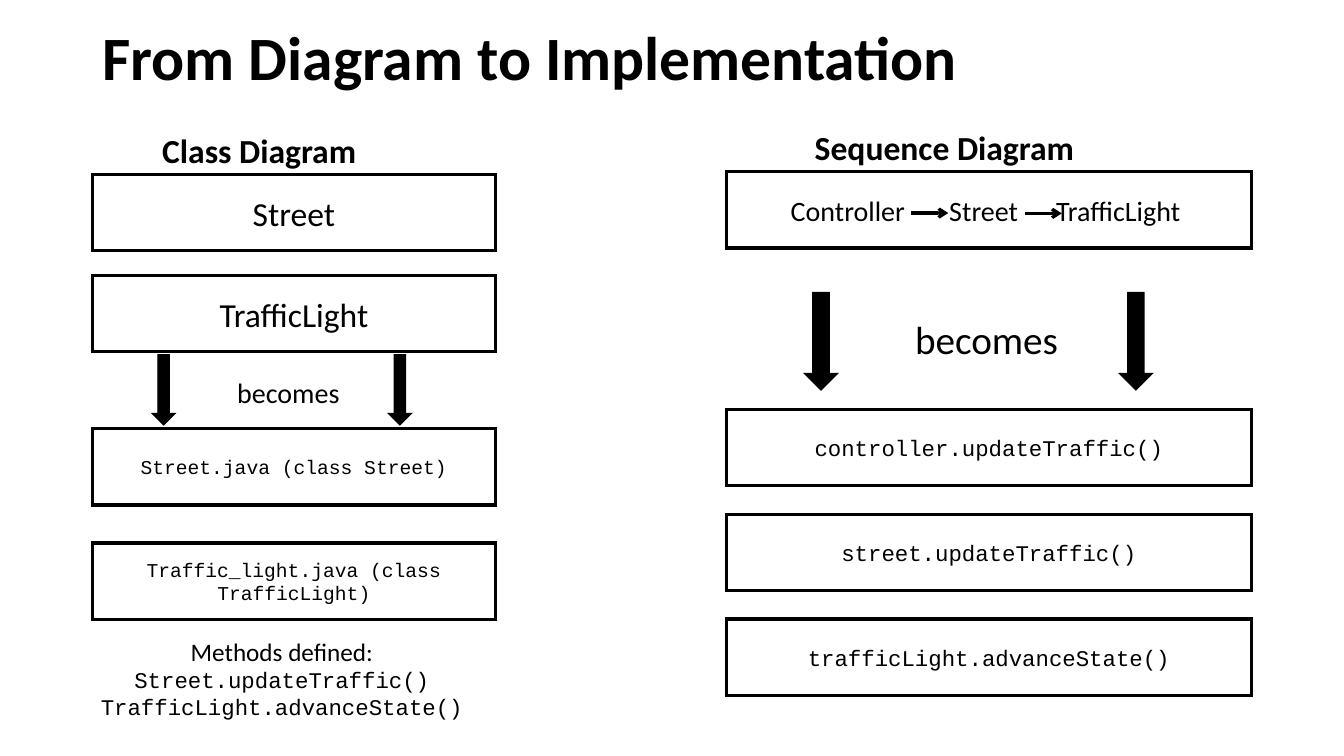
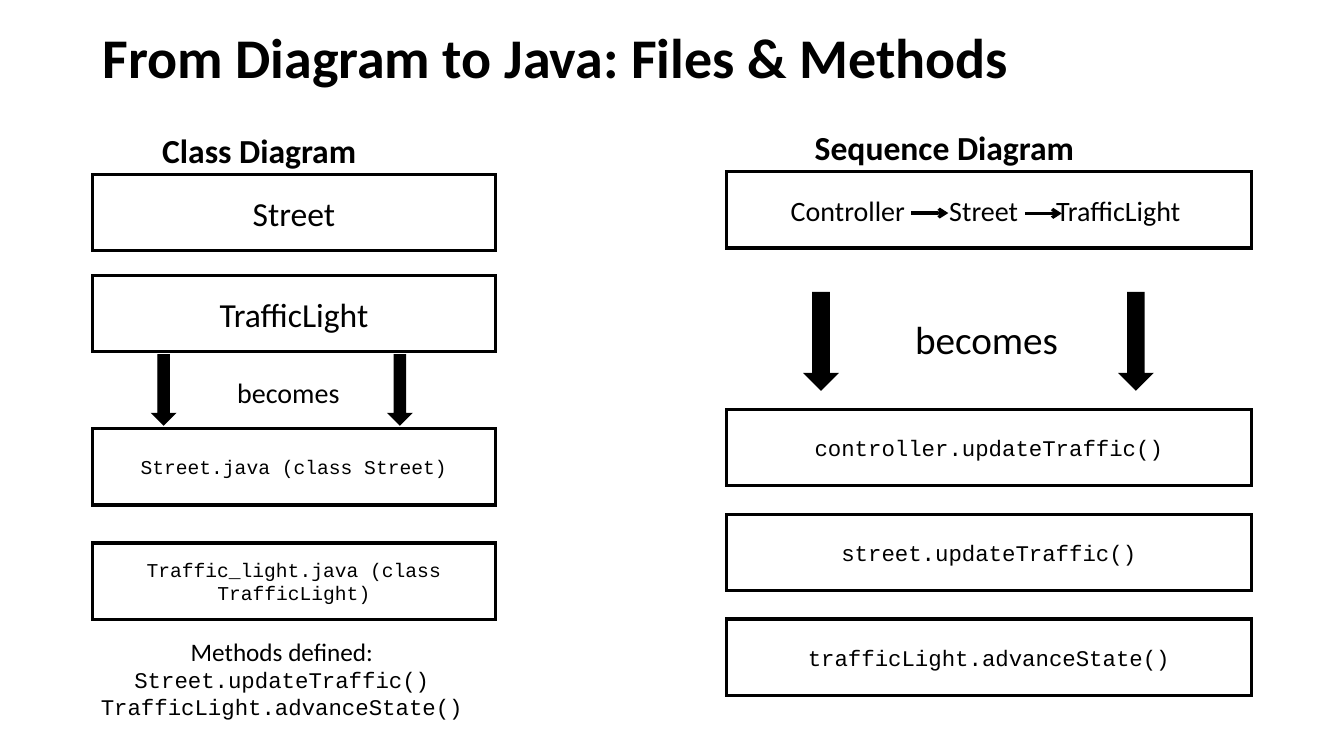
Before and after one commit to johnxu21/johnxu21.github.io, a slide deck: slide 17 of teaching/CS472/Timetable/OOD-V2.pptx. Drawn at 1344x756 pixels with LibreOffice and Linux fonts; fonts in the diff are those of the drawing. Boxes give left, top, right and bottom in pixels: in the first picture for what was removed or moved away, otherwise in the second. Text is boxed around its words. In the diff, an @@ line names an element or a change of style, - is before the commit and + after.

```diff
--- a/teaching/CS472/Timetable/OOD-V2.pptx
+++ b/teaching/CS472/Timetable/OOD-V2.pptx
@@ title at [102,38,1007,88]: text changed; size 44 to 40 pt @@
-From Diagram to Implementation
+From Diagram to Java: Files & Methods
```
Also in this commit, not shown: 4 other slides changed, 4 other files.
